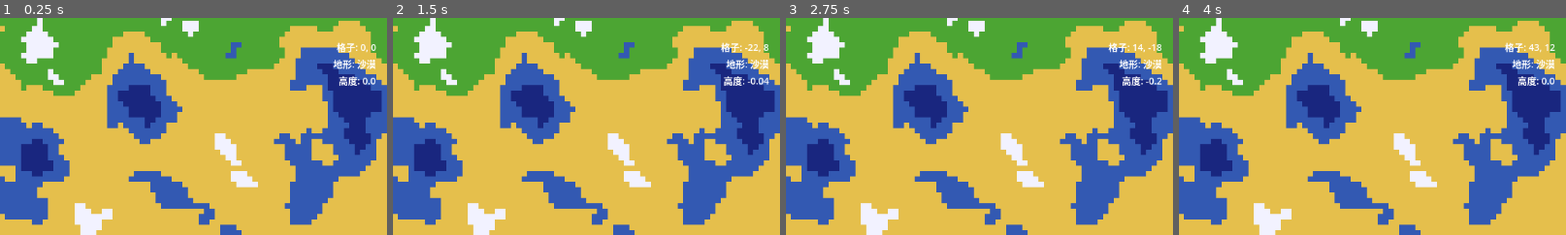
Above: before the commit, frames 1-4 (left to right).
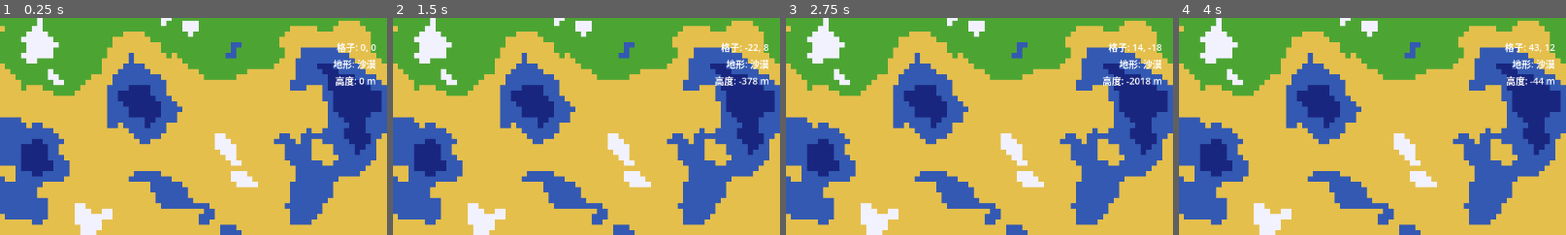
Above: after the commit, the same moments.

Repository: iiishop/cultivation-simulator
Game: Godot game, scene res://Scenes/map_view.tscn
The game is run twice, just before and just after one commit, with the same random seed, the same clock (stepped at 60 frames per second) and the same inputs.
Inputs (mouse positions are % of the whole screen's width and height, from its top left):
- Up to frame 1 (0.25 s): no input
- Up to frame 2 (1.5 s): tap Enter at 0.5 s; move the mouse to (72, 45) at 0.52 s; click (72, 45) at 0.67 s; tap Space at 1.25 s; drag from (30, 55) to (45, 70) at 1.27 s
- Up to frame 3 (2.75 s): tap Enter at 2 s; move the mouse to (60, 28) at 2.02 s; click (60, 28) at 2.17 s
- Up to frame 4 (4 s): tap Space at 2.75 s; drag from (45, 70) to (20, 35) at 2.77 s; tap Enter at 3.5 s; move the mouse to (80, 65) at 3.52 s; click (80, 65) at 3.67 s
The pictures show only the part of the screen within x 50-100%, y 0-50%; the shares and areas given below are measured in that part.

The runs differ from the first frame. In frame 1, 0.3% of the frame differs, in the area x 86-97%, y 26-32%; in frame 2, 0.4%; in frame 3, 0.5%, in the area x 81-97%, y 26-32%; in frame 4, 0.4%.

Commit message:
refactor: Update height retrieval methods in map_camera and terrain_generator scripts
- Replaced the deprecated method `get_heightv` with `get_height_meters_at_cell` in map_camera.gd for improved clarity.
- Added new methods in terrain_generator.gd to convert height values to meters, enhancing the terrain height calculations.

Diff:
--- a/Scripts/map_camera.gd
+++ b/Scripts/map_camera.gd
@@ -85,7 +85,10 @@
 			terrain_name = tile_map.get_terrain_name(terrain_id)
 		elif terrain_id >= 0:
 			terrain_name = _default_terrain_names()[terrain_id] if terrain_id < 7 else "—"
-		if tile_map.has_method("get_heightv"):
+		if tile_map.has_method("get_height_meters_at_cell"):
+			var h_m: float = tile_map.get_height_meters_at_cell(cell)
+			height_str = "%d m" % int(snappedf(h_m, 1.0))
+		elif tile_map.has_method("get_heightv"):
 			var h: float = tile_map.get_heightv(Vector2(cell))
 			height_str = str(snappedf(h, 0.01))
 	else:
--- a/Scripts/terrain_generator.gd
+++ b/Scripts/terrain_generator.gd
@@ -23,6 +23,10 @@
 
 var _size := 512
 const TILE_SIZE := 16
+
+## 高度米制换算：原始高度约 [-1, 1]，海平面 0 → 0 m，1 单位 = 10 km
+## 深海约 -0.5 → -5000 m，雪线 0.4 → 4000 m，极高山约 1 → 10000 m
+const HEIGHT_TO_METERS := 10000.0
 
 func _ready() -> void:
 	if tile_set == null or tile_set.get_source_count() == 0:
@@ -80,6 +84,16 @@
 	return noise.get_noise_2d(pos.x, pos.y) - falloff_value(pos)
 
 
+## 返回该位置高度（米），海平面为 0
+func get_height_meters(pos: Vector2) -> float:
+	return get_heightv(pos) * HEIGHT_TO_METERS
+
+
+## 返回格子中心高度（米）
+func get_height_meters_at_cell(coords: Vector2i) -> float:
+	return get_heightv(Vector2(coords)) * HEIGHT_TO_METERS
+
+
 func generate_land() -> void:
 	print("[Generator]: 开始生成陆地")
 	var total := _size * _size
